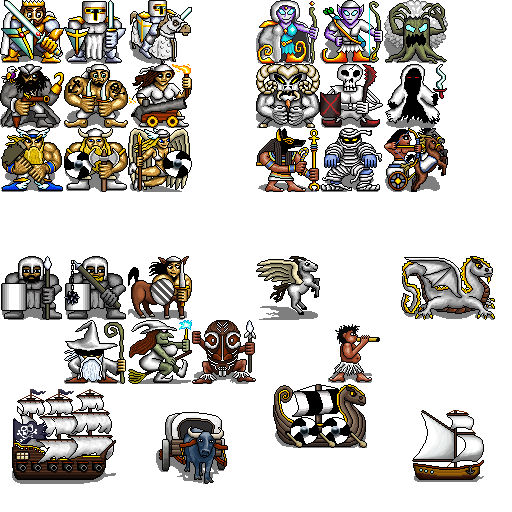
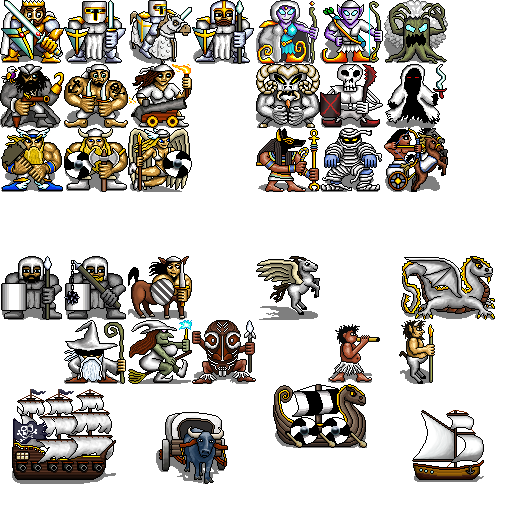
Layer changes from the first 512 x 512 image to the second:
painted on "Colour" over 210, 24, 427, 382
painted on "Detail" over 192, 0, 435, 384
painted on "Shadow" over 193, 49, 433, 384
